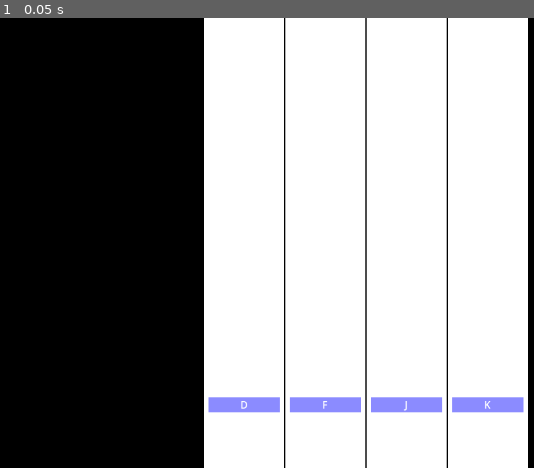
Above: before the commit, frame 1.
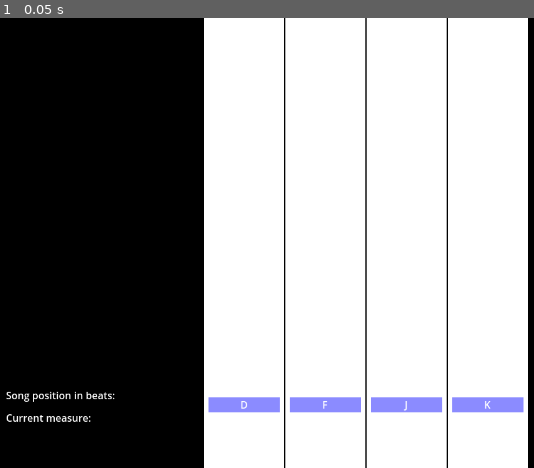
Above: after the commit, the same moment.

Repository: Linkerpink/Bombs-Per-Minute
Game: Godot game, scene res://scenes/main.tscn
Same seed, same stepped clock (60 frames per second), same inputs: the game is played once before the commit and once after it. Sound files missing from this copy of the repository are replaced by a short silence.
Inputs:
- Up to frame 1 (0.05 s): no input

The runs differ from the first frame. In frame 1, 0.3% of the frame differs, in the area x 1-22%, y 82-90%.

Commit message:
time signatures and beat calculation

Diff:
--- /dev/null
+++ b/default_bus_layout.tres
@@ -0,0 +1,9 @@
+[gd_resource type="AudioBusLayout" format=3 uid="uid://5usgjjiixdir"]
+
+[resource]
+bus/1/name = &"Music"
+bus/1/solo = false
+bus/1/mute = false
+bus/1/bypass_fx = false
+bus/1/volume_db = -3.76831
+bus/1/send = &"Master"
--- a/project.godot
+++ b/project.godot
@@ -23,11 +23,13 @@
 [file_customization]
 
 folder_colors={
+"res://assets/": "red",
+"res://assets/audio/": "purple",
+"res://assets/sprites/": "yellow",
 "res://maps/": "orange",
 "res://scenes/": "blue",
 "res://scripts/": "green",
-"res://scripts/resource scripts/": "yellow",
-"res://sprites/": "red"
+"res://scripts/resource scripts/": "yellow"
 }
 
 [global_group]
--- /dev/null
+++ b/scenes/conductor.tscn
@@ -0,0 +1,19 @@
+[gd_scene load_steps=3 format=3 uid="uid://p8msrji7o5tx"]
+
+[ext_resource type="Script" uid="uid://b4aj8r7g1at0r" path="res://scripts/conductor.gd" id="1_m27ba"]
+[ext_resource type="AudioStream" uid="uid://dvio6sv756eai" path="res://assets/audio/Fortnite Coral Chorus Lobby Music (C1S8 Battle Pass).mp3" id="2_emm5y"]
+
+[node name="Conductor" type="AudioStreamPlayer"]
+bus = &"Music"
+script = ExtResource("1_m27ba")
+song_bpm = 168
+song_audio = ExtResource("2_emm5y")
+
+[node name="Start Timer" type="Timer" parent="."]
+process_callback = 0
+one_shot = true
+autostart = true
+
+[connection signal="beat" from="." to="." method="_on_beat"]
+[connection signal="measure" from="." to="." method="_on_measure"]
+[connection signal="timeout" from="Start Timer" to="." method="_on_start_timer_timeout"]
--- a/scenes/lane.tscn
+++ b/scenes/lane.tscn
@@ -1,7 +1,7 @@
 [gd_scene load_steps=7 format=3 uid="uid://hijd88fh3njf"]
 
 [ext_resource type="Script" uid="uid://csasol5lvaneu" path="res://scripts/lane.gd" id="1_6c0se"]
-[ext_resource type="Texture2D" uid="uid://4sc2fo6k0b40" path="res://sprites/white.png" id="1_i20lb"]
+[ext_resource type="Texture2D" uid="uid://4sc2fo6k0b40" path="res://assets/sprites/white.png" id="1_i20lb"]
 
 [sub_resource type="RectangleShape2D" id="RectangleShape2D_i20lb"]
 size = Vector2(114, 24)
--- a/scenes/main.tscn
+++ b/scenes/main.tscn
@@ -1,20 +1,21 @@
 [gd_scene load_steps=5 format=3 uid="uid://bf1ccgabaq0f"]
 
-[ext_resource type="Texture2D" uid="uid://4sc2fo6k0b40" path="res://sprites/white.png" id="1_0wfyh"]
+[ext_resource type="Texture2D" uid="uid://4sc2fo6k0b40" path="res://assets/sprites/white.png" id="1_0wfyh"]
 [ext_resource type="PackedScene" uid="uid://hijd88fh3njf" path="res://scenes/lane.tscn" id="1_o5qli"]
-[ext_resource type="PackedScene" uid="uid://p8msrji7o5tx" path="res://scenes/map_manager.tscn" id="1_sugp2"]
-[ext_resource type="Resource" uid="uid://bwy132m1ftt70" path="res://maps/fortnite.tres" id="2_jyhfs"]
+[ext_resource type="PackedScene" uid="uid://p8msrji7o5tx" path="res://scenes/conductor.tscn" id="1_sugp2"]
+[ext_resource type="PackedScene" uid="uid://bo81qmyxws1fm" path="res://scenes/song_ui.tscn" id="2_jyhfs"]
 
 [node name="Main" type="Node2D"]
 
-[node name="Map Manager" parent="." node_paths=PackedStringArray("lanes") instance=ExtResource("1_sugp2")]
-map = ExtResource("2_jyhfs")
-lanes = [NodePath("../Lanes Holder/Lane 0"), NodePath("../Lanes Holder/Lane 1"), NodePath("../Lanes Holder/Lane 2"), NodePath("../Lanes Holder/Lane 3")]
+[node name="Conductor" parent="." instance=ExtResource("1_sugp2")]
 
 [node name="Background" type="Sprite2D" parent="."]
 modulate = Color(0, 0, 0, 1)
 scale = Vector2(1280, 720)
 texture = ExtResource("1_0wfyh")
+
+[node name="Song UI" parent="." instance=ExtResource("2_jyhfs")]
+unique_name_in_owner = true
 
 [node name="Camera2D" type="Camera2D" parent="."]
 
@@ -39,3 +40,5 @@
 position = Vector2(195, 0)
 hit_key = "hit_3"
 input_value = "K"
+
+[editable path="Song UI"]
--- a/scenes/map_manager.tscn
+++ /dev/null
@@ -1,6 +0,0 @@
-[gd_scene load_steps=2 format=3 uid="uid://p8msrji7o5tx"]
-
-[ext_resource type="Script" uid="uid://b4aj8r7g1at0r" path="res://scripts/map_manager.gd" id="1_m27ba"]
-
-[node name="Map Manager" type="Node"]
-script = ExtResource("1_m27ba")
--- /dev/null
+++ b/scenes/note.tscn
@@ -0,0 +1,42 @@
+[gd_scene load_steps=5 format=3 uid="uid://dpkjxsfdnx44a"]
+
+[ext_resource type="Texture2D" uid="uid://4sc2fo6k0b40" path="res://assets/sprites/white.png" id="1_t3yvt"]
+
+[sub_resource type="RectangleShape2D" id="RectangleShape2D_1bnk6"]
+size = Vector2(114, 24)
+
+[sub_resource type="RectangleShape2D" id="RectangleShape2D_t3yvt"]
+size = Vector2(114, 42)
+
+[sub_resource type="RectangleShape2D" id="RectangleShape2D_43c4j"]
+size = Vector2(114, 64)
+
+[node name="Note" type="Area2D"]
+
+[node name="Perfect Collider" type="CollisionShape2D" parent="."]
+shape = SubResource("RectangleShape2D_1bnk6")
+
+[node name="Good Collider" type="CollisionShape2D" parent="."]
+shape = SubResource("RectangleShape2D_t3yvt")
+
+[node name="Okay Collider" type="CollisionShape2D" parent="."]
+shape = SubResource("RectangleShape2D_43c4j")
+
+[node name="Hit Window Sprite" type="Sprite2D" parent="."]
+unique_name_in_owner = true
+modulate = Color(0.294118, 0.294118, 1, 0.607843)
+self_modulate = Color(0, 0, 1, 1)
+position = Vector2(0, -3.57628e-07)
+scale = Vector2(114, 24)
+texture = ExtResource("1_t3yvt")
+
+[node name="Input Text" type="RichTextLabel" parent="."]
+unique_name_in_owner = true
+offset_left = -57.0
+offset_top = -13.0
+offset_right = 57.0
+offset_bottom = 12.0
+bbcode_enabled = true
+text = "-"
+horizontal_alignment = 1
+vertical_alignment = 1
--- /dev/null
+++ b/scenes/song_ui.tscn
@@ -0,0 +1,41 @@
+[gd_scene format=3 uid="uid://bo81qmyxws1fm"]
+
+[node name="Song UI" type="Control"]
+custom_minimum_size = Vector2(1280, 720)
+layout_mode = 3
+anchors_preset = 15
+anchor_right = 1.0
+anchor_bottom = 1.0
+grow_horizontal = 2
+grow_vertical = 2
+metadata/_edit_use_anchors_ = true
+
+[node name="MarginContainer" type="MarginContainer" parent="."]
+layout_mode = 1
+anchors_preset = 15
+anchor_right = 1.0
+anchor_bottom = 1.0
+grow_horizontal = 2
+grow_vertical = 2
+theme_override_constants/margin_left = 64
+theme_override_constants/margin_top = 64
+theme_override_constants/margin_right = 64
+theme_override_constants/margin_bottom = 64
+
+[node name="Debug UI" type="VBoxContainer" parent="MarginContainer"]
+layout_mode = 2
+alignment = 2
+
+[node name="Song Position In Beats Text" type="RichTextLabel" parent="MarginContainer/Debug UI"]
+custom_minimum_size = Vector2(0, 32)
+layout_mode = 2
+bbcode_enabled = true
+text = "Song position in beats: "
+vertical_alignment = 1
+
+[node name="Current Measure Text" type="RichTextLabel" parent="MarginContainer/Debug UI"]
+custom_minimum_size = Vector2(0, 32)
+layout_mode = 2
+bbcode_enabled = true
+text = "Current measure: "
+vertical_alignment = 1
--- /dev/null
+++ b/scripts/conductor.gd
@@ -0,0 +1,86 @@
+extends AudioStreamPlayer
+
+#region Variables
+@export var song_bpm : int = 120 # The beats per minute in the song
+@export var song_measures : int = 4 # The amount of measures in a beat. For a 4/4 time signature, this would be 4. You can also make this 8 for more precice mapping capabilities
+@export var song_audio : AudioStream
+
+var song_position = 0.0
+var song_position_in_beats = 1
+var seconds_per_beat
+var last_reported_beat = 0
+var beats_before_start = 0
+var current_measure = 0
+
+var closest = 0
+var time_off_beat = 0.0
+
+@onready var start_timer : Timer = $"Start Timer"
+
+signal beat(position)
+signal measure(position)
+
+
+@onready var song_position_in_beats_text : RichTextLabel = $"../Song UI/MarginContainer/Debug UI/Song Position In Beats Text"
+@onready var current_measure_text : RichTextLabel = $"../Song UI/MarginContainer/Debug UI/Current Measure Text"
+#endregion
+
+func _ready() -> void:
+	seconds_per_beat = 60.0 / song_bpm
+	if song_audio != null:
+		stream = song_audio
+	else:
+		push_error("No song audio selected for this song!")
+
+func _physics_process(delta: float) -> void:
+	if playing:
+		song_position = get_playback_position() + AudioServer.get_time_since_last_mix()
+		song_position -= AudioServer.get_output_latency()
+		song_position_in_beats = int(floor(song_position / seconds_per_beat)) + beats_before_start
+		_report_beat()
+		_update_ui()
+
+func _report_beat():
+	if last_reported_beat < song_position_in_beats:
+		if current_measure > song_measures - 1:
+			current_measure = 0
+		emit_signal("beat", song_position_in_beats)
+		emit_signal("measure", current_measure)
+		last_reported_beat = song_position_in_beats
+		current_measure += 1
+
+func play_with_beat_offset(_num):
+	beats_before_start = _num
+	start_timer.wait_time = seconds_per_beat
+	start_timer.start()
+
+func play_from_beat(_beat, _offset):
+	play()
+	seek(_beat * seconds_per_beat)
+	beats_before_start = _offset
+	current_measure = _beat % song_measures
+
+func _on_beat(position: Variant) -> void:
+	#print("beat")
+	pass
+
+func _on_measure(position: Variant) -> void:
+	#print(current_measure)
+	pass
+
+func _on_start_timer_timeout() -> void:
+	song_position_in_beats += 1
+	if song_position_in_beats < beats_before_start - 1:
+		start_timer.start()
+	elif song_position_in_beats == beats_before_start -1:
+		start_timer.wait_time = start_timer.wait_time - (AudioServer.get_time_to_next_mix() + AudioServer.get_output_latency())
+		start_timer.start()
+	else:
+		play()
+		start_timer.stop()
+	_report_beat()
+
+func _update_ui():
+	song_position_in_beats_text.text = "Song position in beats: " + str(song_position_in_beats)
+	current_measure_text.text = "Current measure: " + str(current_measure)
+	pass
--- a/scripts/map_manager.gd
+++ /dev/null
@@ -1,33 +0,0 @@
-extends Node
-
-@export var map : Map
-@export var lanes : Array[Node2D] = []
-var song_time : float = 0.0
-
-var map_name : String = "Map Name"
-var map_audio : AudioStream
-var map_bpm : float = 120
-var map_time_signature : Dictionary # For example 4/4 would be: Key = 4, Value = 4. Both are ints
-var map_scroll_speed : float = 10
-var map_notes : Dictionary # Key (int) = lane, Value(float) = time Notes defined as (measure, beat, subdivision)
-
-
-func _ready() -> void:
-	_load_map()
-
-func _load_map():
-	map_name = map.name
-	map_audio = map.audio
-	map_bpm = map.bpm
-	map_time_signature = map.time_signature
-	map_scroll_speed = map.scroll_speed
-	map_notes = map.notes
-
-func _process(delta: float) -> void:
-	song_time += beat_to_seconds(map_bpm,4,4,0,0) * delta
-	#print(song_time)
-
-func beat_to_seconds(_bpm : float, _beats_per_measure : int, _measure_index, _beat_index : int, _subdivision : float = 0):
-	var _seconds_per_beat = 60 / _bpm
-	var _total_beats = (_measure_index * _beats_per_measure) + _beat_index + _subdivision
-	return _total_beats * _seconds_per_beat
--- a/scripts/resource scripts/map.gd
+++ b/scripts/resource scripts/map.gd
@@ -4,6 +4,6 @@
 @export var name : String = "Map Name"
 @export var audio : AudioStream
 @export var bpm : float = 120
-@export var time_signature : Dictionary # For example 4/4 would be: Key = 4, Value = 4. Both are ints
+@export var measures : int
 @export var scroll_speed : float = 10
 @export var notes : Dictionary # Key (int) = lane, Value(float) = time Notes defined as (measure, beat, subdivision)
Not shown, added: assets/audio/Fortnite Coral Chorus Lobby Music (C1S8 Battle Pass).mp3.import
Renamed: sprites/white.png -> assets/sprites/white.png
Not shown, changed: assets/sprites/white.png.import
Renamed: scripts/map_manager.gd.uid -> scripts/conductor.gd.uid
Not shown, added: assets/audio/Fortnite Coral Chorus Lobby Music (C1S8 Battle Pass).mp3
Not shown, added: scenes/conductor.tscn9644228525.tmp
